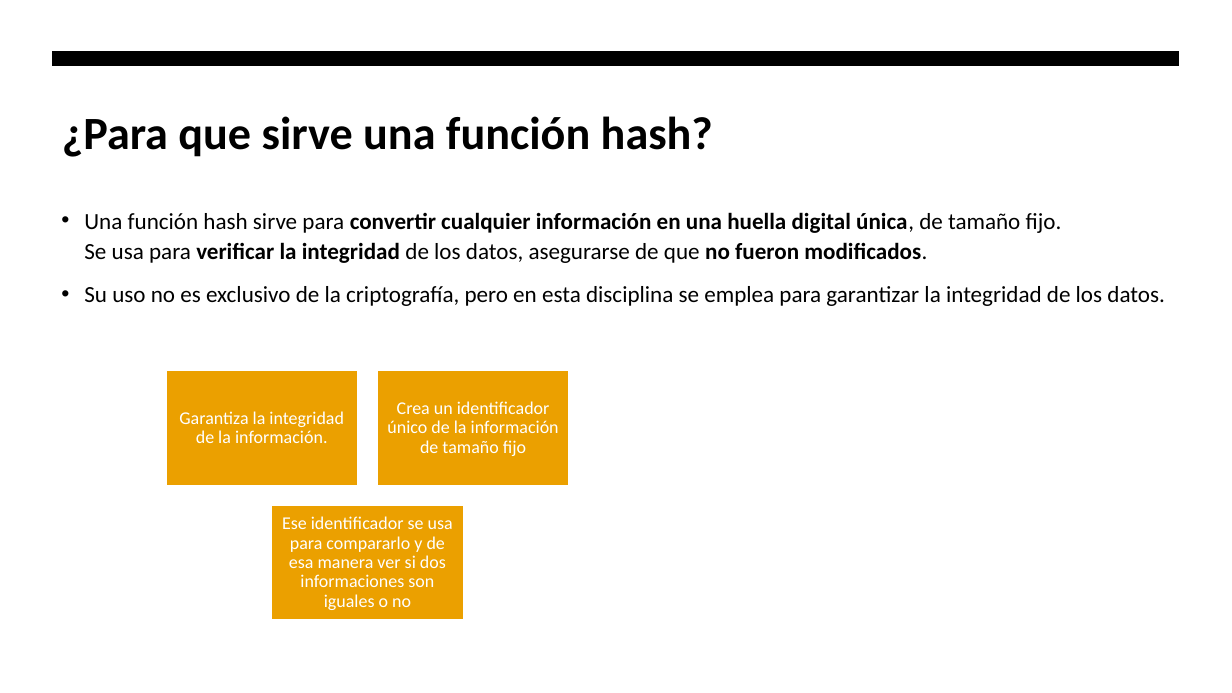
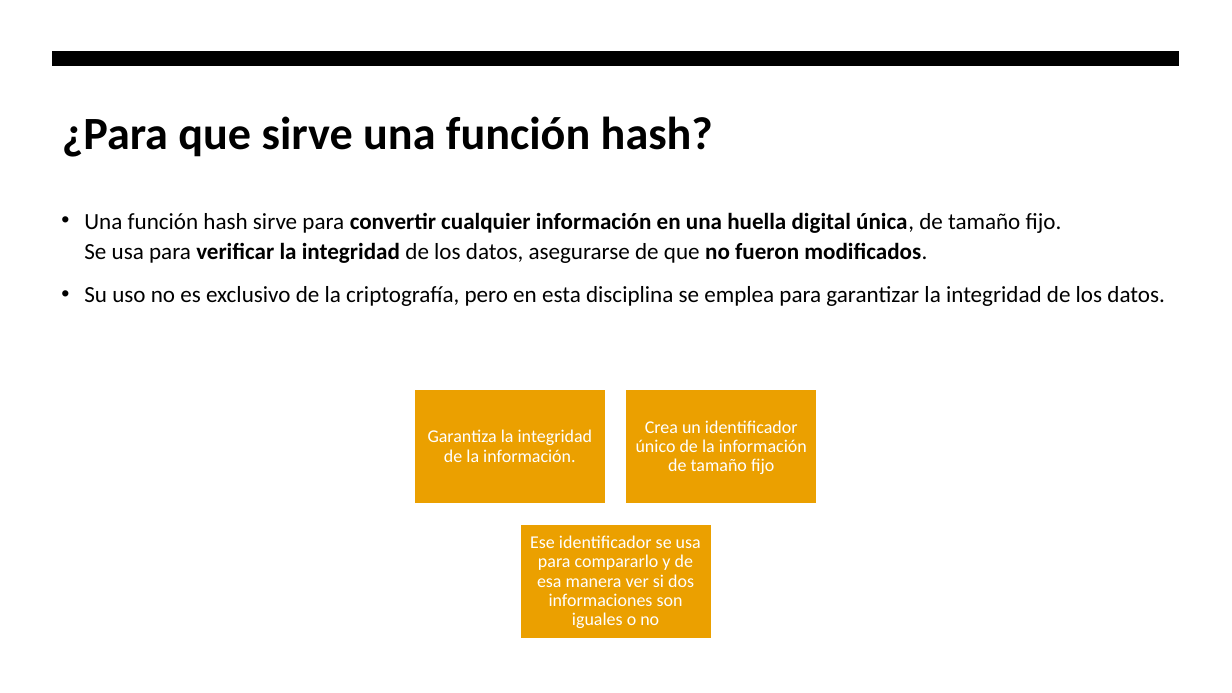
Before and after one commit to hombrefrustrado/criptografia-presentaci-n, a slide deck: slide 38 of criptografía teorica.pptx. Drawn at 1232x693 pixels with LibreOffice and Linux fonts; fonts in the diff are those of the drawing. Boxes give left, top, right and bottom in pixels: in the first picture for what was removed or moved away, otherwise in the second. Text is boxed around its words. In the diff, an @@ line names an element or a change of style, - is before the commit and + after.

```diff
--- a/criptografía teorica.pptx
+++ b/criptografía teorica.pptx
@@ rectangle moved from (x1=377, y1=371, x2=569, y2=486) to (x1=414, y1=389, x2=606, y2=505) @@
@@ text "Garantiza la integridad de la ..." moved from (x1=179, y1=411, x2=344, y2=443) to (x1=428, y1=429, x2=593, y2=462) @@
@@ text "Crea un identificador único de ..." moved from (x1=387, y1=401, x2=559, y2=456) to (x1=636, y1=420, x2=807, y2=474) @@
@@ rectangle moved from (x1=165, y1=371, x2=358, y2=486) to (x1=626, y1=389, x2=818, y2=505) @@
@@ text "Ese identificador se usa para ..." moved from (x1=282, y1=516, x2=453, y2=610) to (x1=530, y1=535, x2=701, y2=628) @@
@@ rectangle moved from (x1=272, y1=506, x2=464, y2=621) to (x1=519, y1=524, x2=712, y2=640) @@
```
Also in this commit, not shown: 1 other slide changed, 2 other files.
